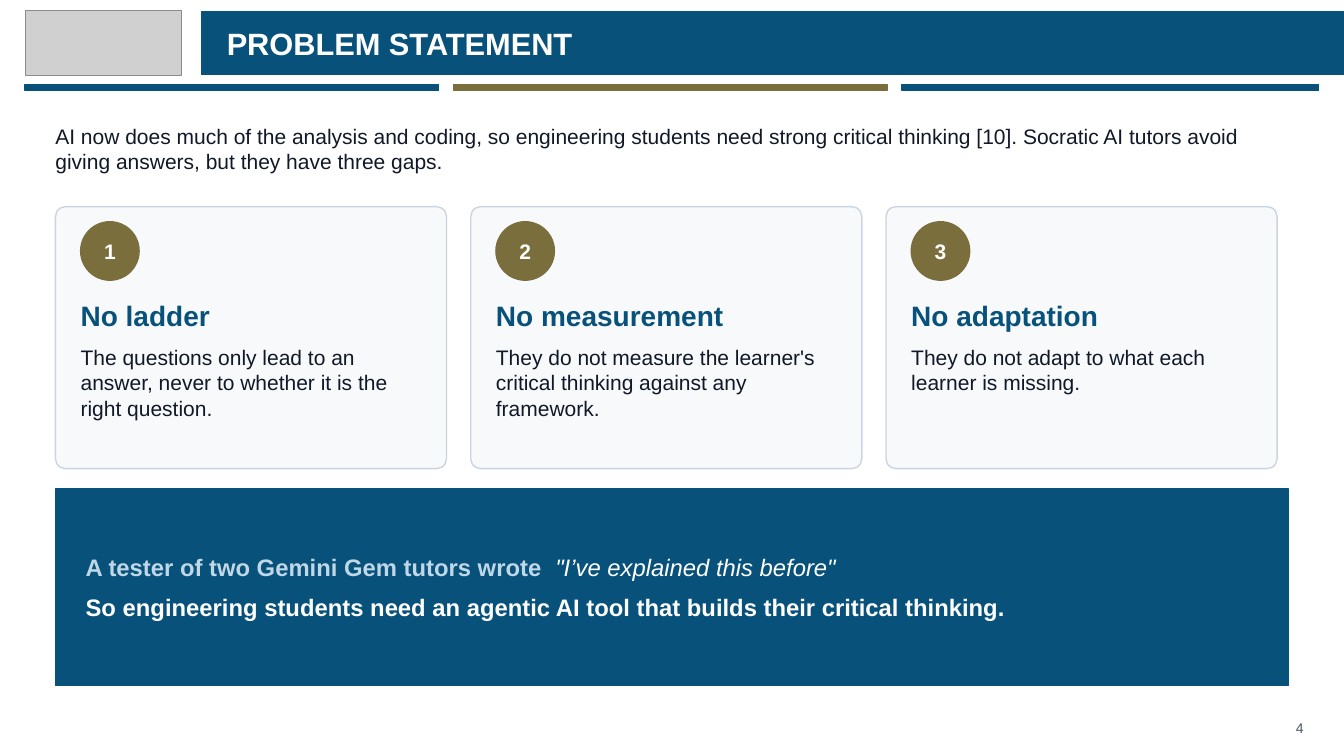
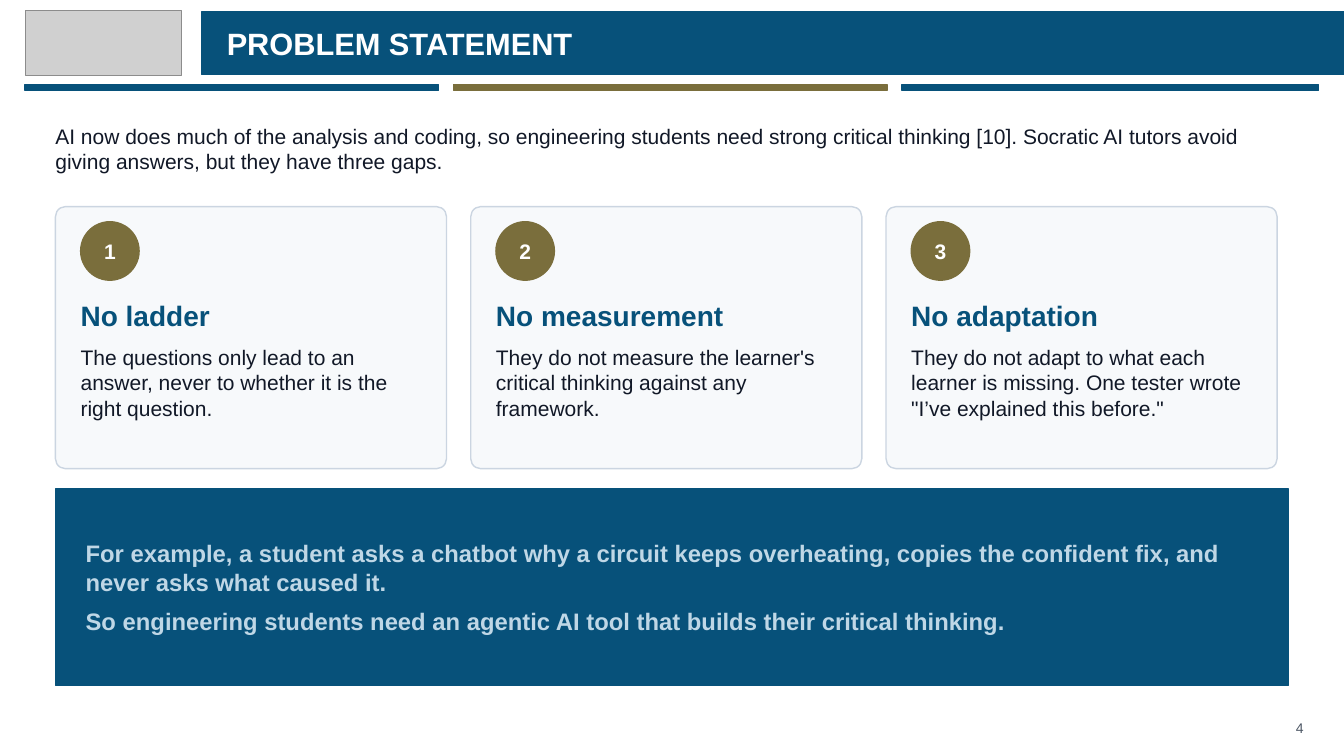
Before and after one commit to eusoffamir/Socratic-AI, a slide deck: slide 4 of docs/defence/Socratic AI Proposal Defence.pptx. Drawn at 1344x756 pixels with LibreOffice and Linux fonts; fonts in the diff are those of the drawing; grey boxes stand for pictures. Boxes give left, top, right and bottom in pixels: in the first picture for what was removed or moved away, otherwise in the second. Text is boxed around its words. In the diff, an @@ line names an element or a change of style, - is before the commit and + after.

```diff
--- a/docs/defence/Socratic AI Proposal Defence.pptx
+++ b/docs/defence/Socratic AI Proposal Defence.pptx
@@ text at [911, 349, 1241, 420]: text changed @@
-They do not adapt to what each learner is missing.
+They do not adapt to what each learner is missing. One tester wrote "I’ve explained this before."
@@ text at [86, 544, 1218, 592]: text changed @@
-A tester of two Gemini Gem tutors wrote "I’ve explained this before"
+For example, a student asks a chatbot why a circuit keeps overheating, copies the confident fix, and never asks what caused it.
@@ text at [86, 612, 1004, 635]: text colour #FFFFFF to #BFD7E6 in "So engineering students need an agentic AI ..." @@
```
Also in this commit, not shown: 3 other slides changed, 5 other files.
